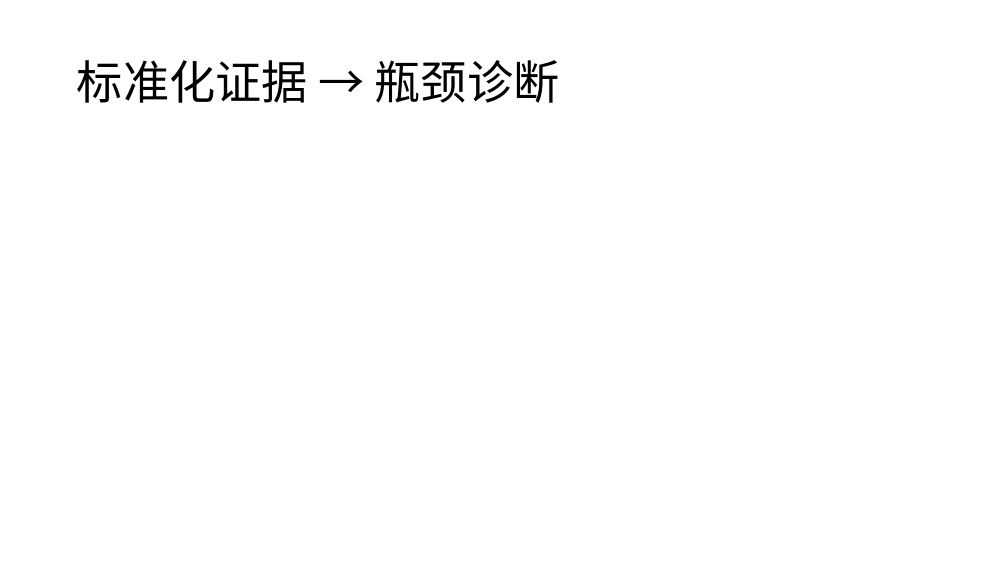
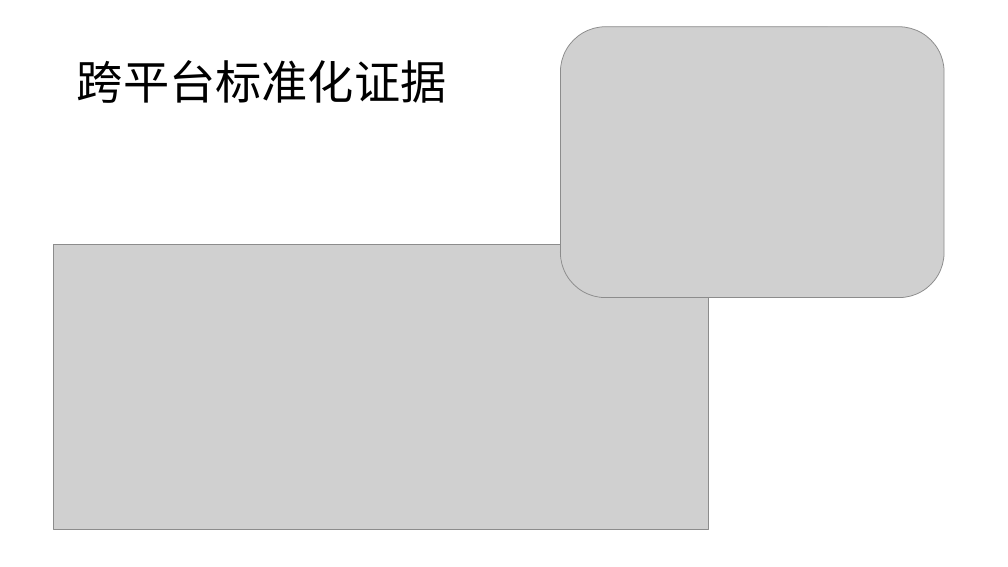
Before and after one commit to LeleCheung/HG-KDA, a slide deck: slide 5 of reports/02_work/0917汇报.pptx. Drawn at 1008x567 pixels with LibreOffice and Linux fonts; fonts in the diff are those of the drawing; grey boxes stand for pictures. Boxes give left, top, right and bottom in pixels: in the first picture for what was removed or moved away, otherwise in the second. Text is boxed around its words. In the diff, an @@ line names an element or a change of style, - is before the commit and + after.

```diff
--- a/reports/02_work/0917汇报.pptx
+++ b/reports/02_work/0917汇报.pptx
@@ picture added at box(560, 26, 944, 297) @@
@@ title at box(77, 60, 447, 103): text changed @@
-标准化证据 → 瓶颈诊断
+跨平台标准化证据
@@ picture added at box(54, 244, 709, 529) @@
```
Also in this commit, not shown: 3 other slides changed, 4 slides added, 2 slides removed, 1 other file.
